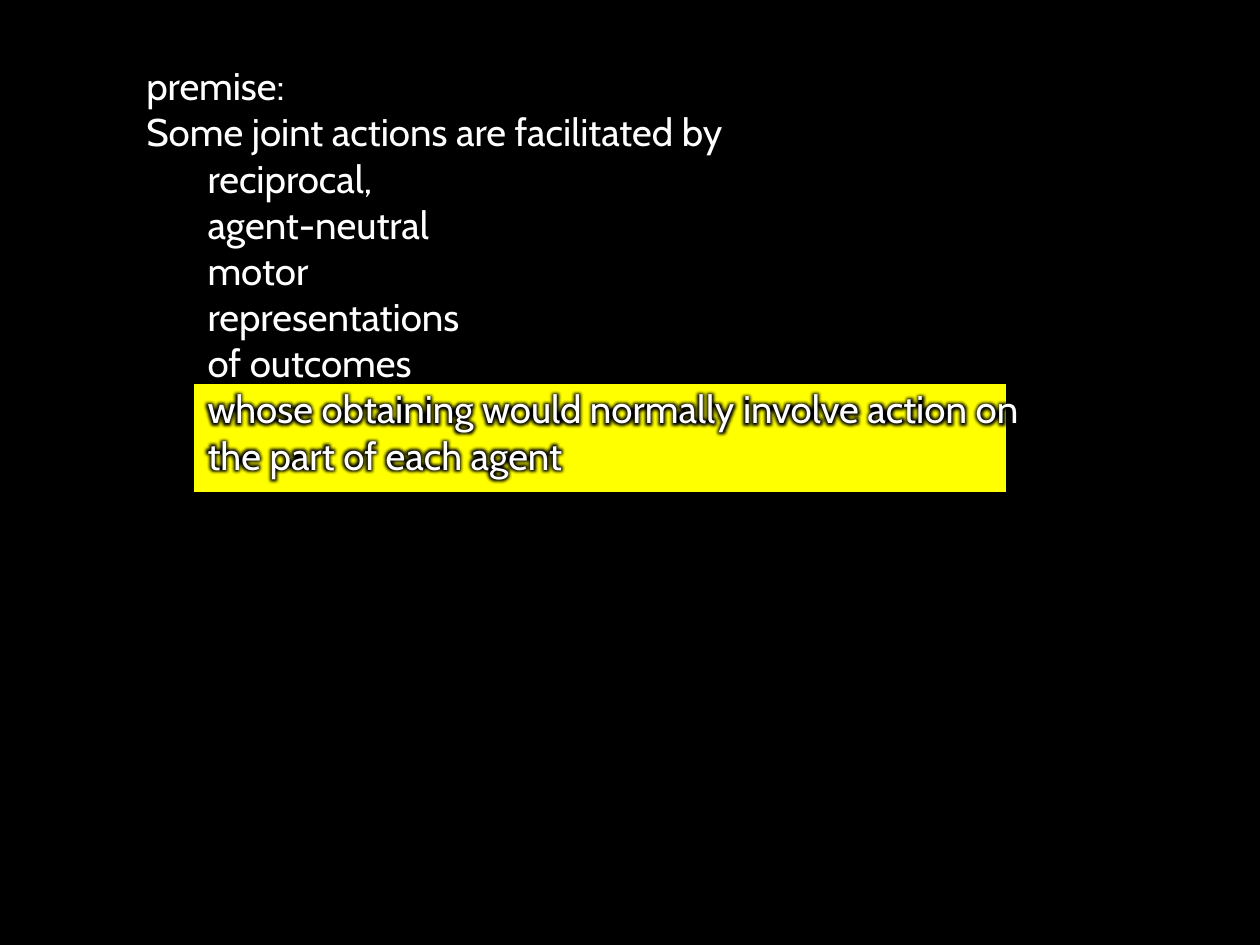
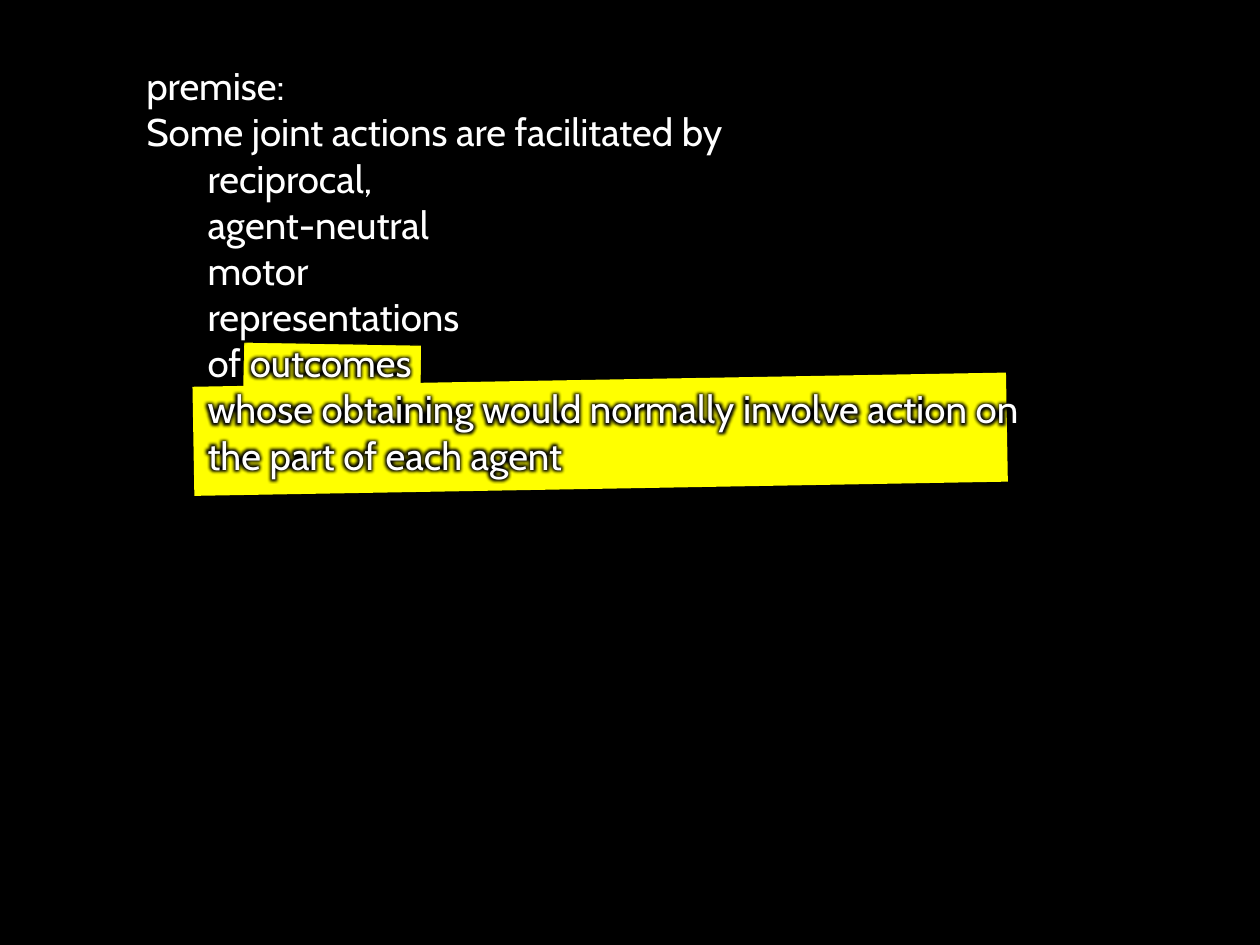
Before and after one commit to butterfill/writing, a slide deck: slide 13 of intention motor representation joint action (paper 3)/conf collective intentionality manchester 2012/motor representation and shared intention - manchester collective intentionality 2012.pptx (slide 22 before the commit). Drawn at 1260x945 pixels with LibreOffice and Linux fonts; fonts in the diff are those of the drawing. Boxes give left, top, right and bottom in pixels: in the first picture for what was removed or moved away, otherwise in the second. Text is boxed around its words. In the diff, an @@ line names an element or a change of style, - is before the commit and + after.

```diff
--- a/intention motor representation joint action (paper 3)/conf collective intentionality manchester 2012/motor representation and shared intention - manchester collective intentionality 2012.pptx
+++ b/intention motor representation joint action (paper 3)/conf collective intentionality manchester 2012/motor representation and shared intention - manchester collective intentionality 2012.pptx
@@ rectangle added at [243,342,423,395], fill #FFFF00, outline #000000 0.75 pt @@
@@ rectangle at [193,372,1009,496]: outline #000000 0.75 pt to none; rotation 0 to 359 degrees @@
```
Also in this commit, not shown: 12 other slides changed, 18 slides added, 1 slide removed, 3 other files.
